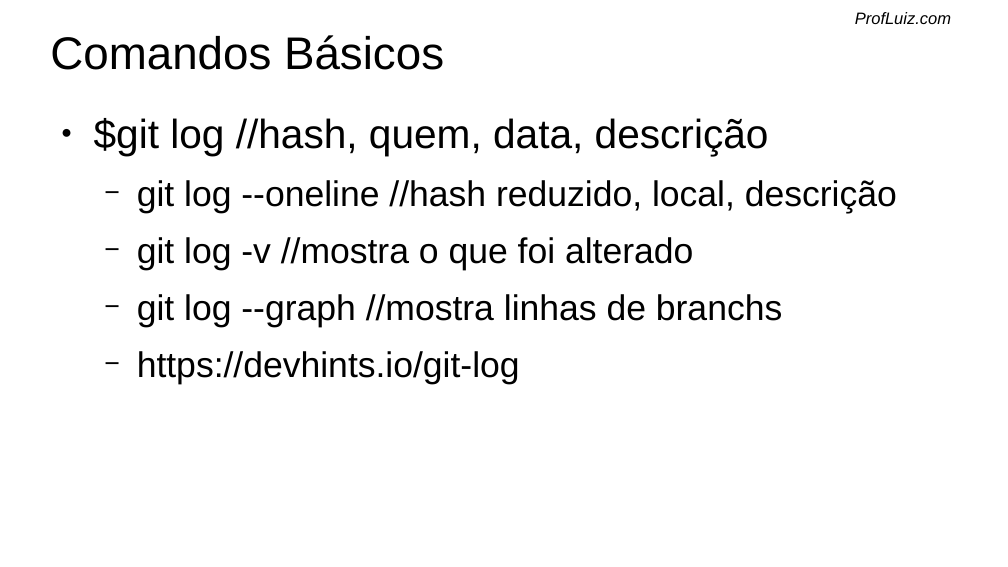
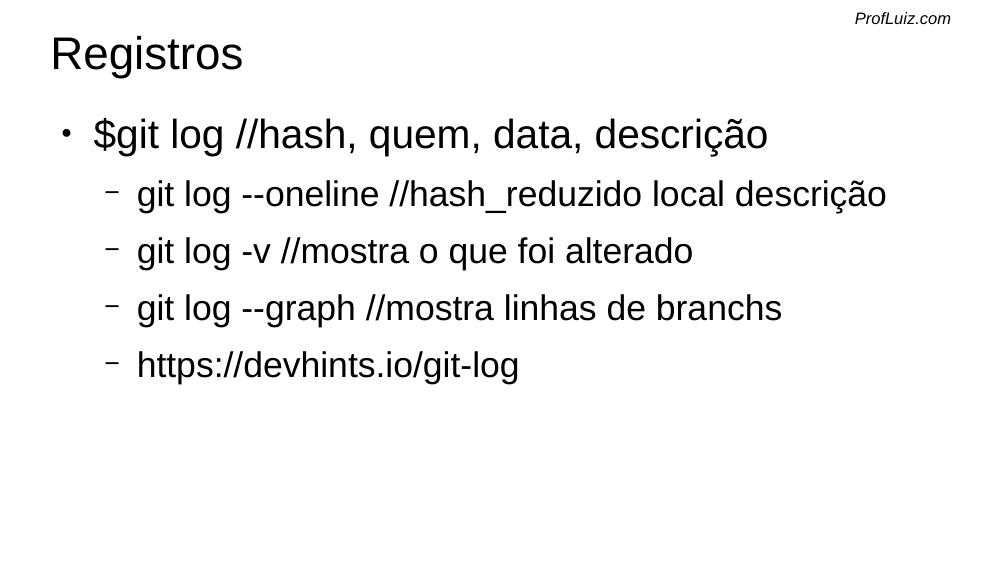
Before and after one commit to SenacSCST5/testes, a slide deck: slide 13 of git.odp (slide 11 before the commit). Drawn at 1008x567 pixels with LibreOffice and Linux fonts; fonts in the diff are those of the drawing; background and template pictures are left out. Boxes give left, top, right and bottom in pixels: in the first picture for what was removed or moved away, otherwise in the second. Text is boxed around its words. In the diff, an @@ line names an element or a change of style, - is before the commit and + after.

```diff
--- a/git.odp
+++ b/git.odp
@@ title at (50, 36, 243, 78): text changed @@
-Comandos Básicos
+Registros
@@ text at (137, 180, 887, 214): text changed @@
-  − git log --oneline //hash reduzido, local, descrição
+  − git log --oneline //hash_reduzido local descrição
```
Also in this commit, not shown: 6 other slides changed, 3 slides added, 11 slides removed.
